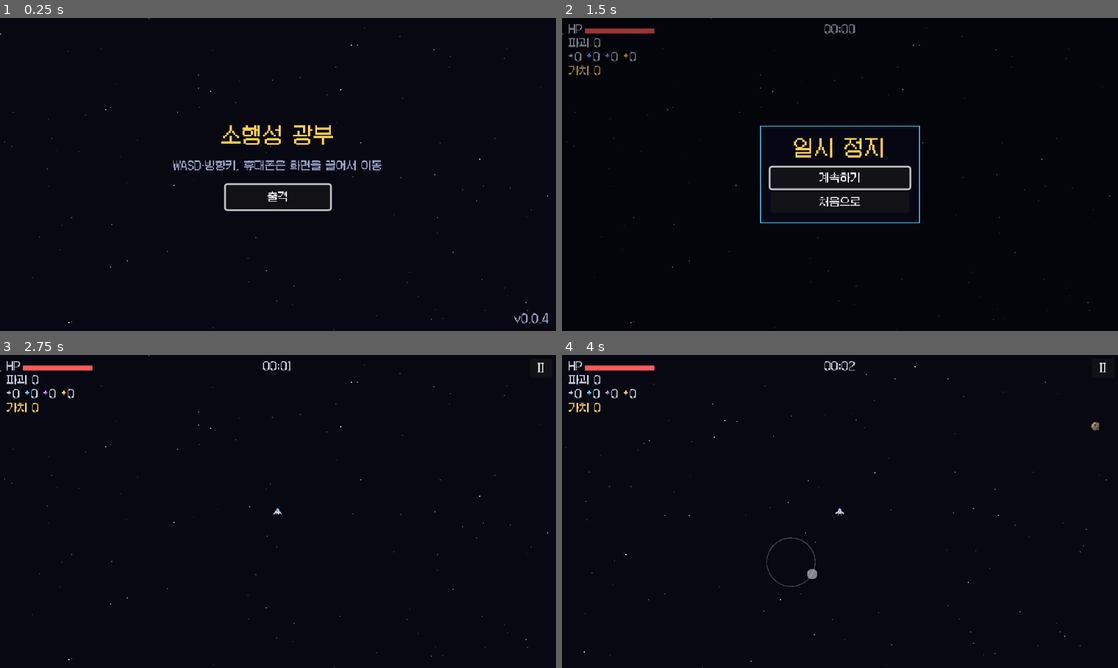
Above: before the commit, frames 1-4 (two rows, left to right).
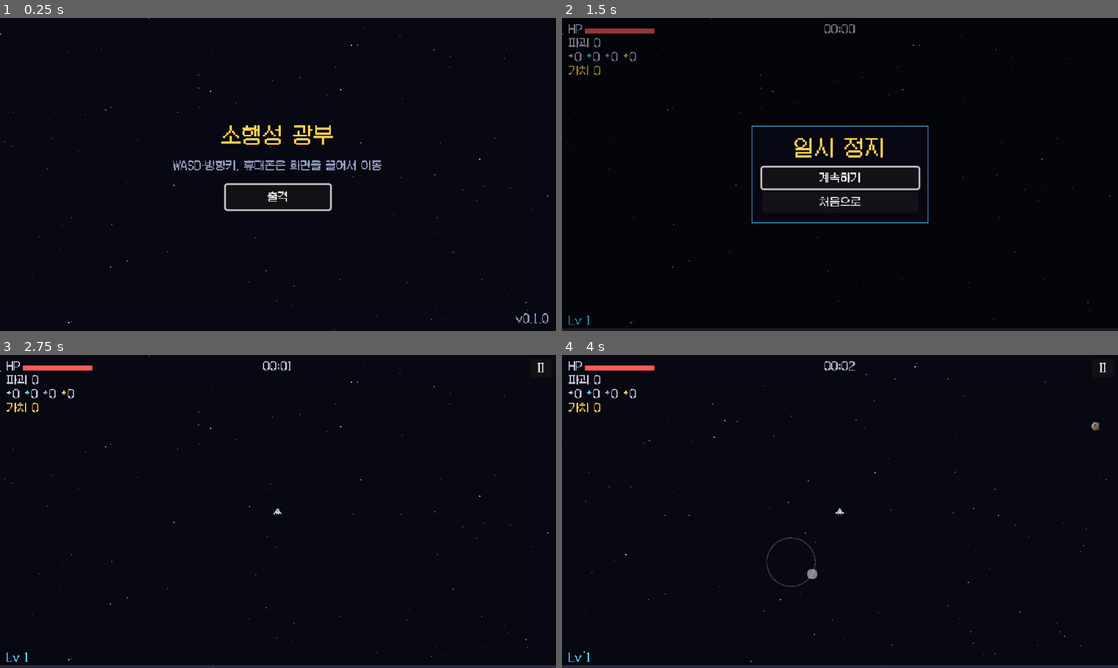
Above: after the commit, the same moments.

Repository: jaehyo-dev/asteroid-miner
Game: Godot game, scene res://scenes/main.tscn
Two runs of this game, one before a commit and one after it. Both use one fixed random seed, a clock stepped at 60 frames per second and the inputs below.
Inputs (mouse positions are in pixels of both pictures, inside the frame that each line leads up to):
- Up to frame 1 (0.25 s): no input
- Up to frame 2 (1.5 s): click "출격" at 0.5 s; click "II" at 1.25 s
- Up to frame 3 (2.75 s): click "계속하기" at 2 s
- Up to frame 4 (4 s): tap Enter (confirm) at 2.75 s; move the mouse to (962, 495) at 2.77 s; hold D (move_right) 2.78-3.5 s; tap 1 at 2.85 s; click (962, 495) at 2.92 s; tap Space at 3.02 s; tap 3 at 3.05 s; drag from (728, 527) to (812, 574) at 3.52 s

The runs differ from the first frame. In frame 1, 0.1% of the frame differs, in the area x 92-99%, y 94-98%; in frame 2, 1.6%, in the area x 0-100%, y 15-100%; in frame 3, 0.9%; in frame 4, 0.9%.

Commit message:
4단계: 레벨업 강화 (작업 중 보존)
Co-Authored-By: Claude Opus 5.5 <noreply@anthropic.com>
Claude-Session: https://claude.ai/code/session_01SA6thFTzKNGHA2UYPfpjGv

Diff:
--- a/project.godot
+++ b/project.godot
@@ -7,7 +7,7 @@
 
 config/name="소행성 광부"
 config/description="소행성 지대로 출격해 자동 공격으로 버티며 광물을 캐는 픽셀 아트 로그라이트 채굴 슈터"
-config/version="0.0.4"
+config/version="0.1.0"
 run/main_scene="res://scenes/main.tscn"
 config/features=PackedStringArray("4.7", "GL Compatibility")
 boot_splash/bg_color=Color(0.03, 0.03, 0.07, 1)
--- a/scripts/balance.gd
+++ b/scripts/balance.gd
@@ -26,14 +26,14 @@
 const JOYSTICK_DEAD_ZONE := 0.15
 
 # ── 운석 ─────────────────────────────────────────────
-## 크기별 수치: 반지름, 체력(탄 몇 발), 부딪혔을 때 데미지, 속도 범위, 부서질 때 떨어뜨리는 광물 수
+## 크기별 수치: 반지름, 체력(탄 몇 발), 부딪혔을 때 데미지, 속도 범위, 부서질 때 떨어뜨리는 광물 수, 경험치
 const ASTEROID_TYPES := [
-	{"name": "작은 운석", "radius": 5.0, "hp": 1.0, "damage": 8.0, "speed_min": 45.0, "speed_max": 75.0, "minerals": 1},
-	{"name": "중간 운석", "radius": 9.0, "hp": 2.0, "damage": 14.0, "speed_min": 32.0, "speed_max": 55.0, "minerals": 1},
-	{"name": "큰 운석", "radius": 14.0, "hp": 3.0, "damage": 22.0, "speed_min": 22.0, "speed_max": 40.0, "minerals": 2},
+	{"name": "작은 운석", "radius": 5.0, "hp": 1.0, "damage": 8.0, "speed_min": 45.0, "speed_max": 75.0, "minerals": 1, "xp": 1},
+	{"name": "중간 운석", "radius": 9.0, "hp": 2.0, "damage": 14.0, "speed_min": 32.0, "speed_max": 55.0, "minerals": 1, "xp": 2},
+	{"name": "큰 운석", "radius": 14.0, "hp": 3.0, "damage": 22.0, "speed_min": 22.0, "speed_max": 40.0, "minerals": 2, "xp": 4},
 ]
-## 운석 체력은 이 시간(초)마다 기본값만큼 계단식으로 늘어난다 (0~150초 1배, 150초부터 2배, 300초부터 3배).
-const ASTEROID_HP_GROWTH_TIME := 150.0
+## 운석 체력은 이 시간(초)마다 기본값만큼 계단식으로 늘어난다 (0~75초 1배, 75초부터 2배, 150초부터 3배 …).
+const ASTEROID_HP_GROWTH_TIME := 75.0
 ## 크기별 등장 비율. 시작할 때 → SPAWN_RAMP_TIME 뒤로 점점 바뀐다 (큰 운석이 늘어남).
 const ASTEROID_WEIGHTS_START := [6.0, 3.0, 1.0]
 const ASTEROID_WEIGHTS_LATE := [4.0, 4.0, 2.0]
@@ -41,8 +41,8 @@
 const ASTEROID_AIM_SPREAD_DEG := 25.0
 ## 운석 등장 간격: 시작 → SPAWN_RAMP_TIME에 걸쳐 최소 간격까지 줄어든다.
 const SPAWN_INTERVAL_START := 1.0
-const SPAWN_INTERVAL_MIN := 0.25
-const SPAWN_RAMP_TIME := 180.0
+const SPAWN_INTERVAL_MIN := 0.15
+const SPAWN_RAMP_TIME := 240.0
 ## 운석은 화면 밖 이만큼 떨어진 곳에서 나타난다.
 const SPAWN_MARGIN := 24.0
 ## 화면 대각선 반 길이의 이 배수보다 멀어진 운석은 없앤다.
@@ -82,3 +82,31 @@
 const PICKUP_RADIUS := 8.0
 ## 바닥에 남아 있을 수 있는 최대 광물 수 (넘으면 오래된 것부터 사라짐)
 const MAX_MINERALS := 300
+
+# ── 경험치와 레벨업 강화 ─────────────────────────────
+## 레벨업에 필요한 경험치 = XP_BASE + (현재 레벨 - 1) × XP_GROWTH  (1→2: 5, 2→3: 9, 3→4: 13 …)
+## 경험치는 탄으로 운석을 부수면 얻는다 (크기별 xp는 ASTEROID_TYPES).
+const XP_BASE := 5
+const XP_GROWTH := 6
+## 레벨업 때 보여 주는 강화 수
+const UPGRADE_CHOICE_COUNT := 3
+## 강화 목록: id, 이름, 최대 단계. 강화는 그 판에서만 유지된다.
+const UPGRADES := [
+	{"id": "fire_rate", "name": "공격 속도", "max": 5},
+	{"id": "multishot", "name": "탄 개수", "max": 4},
+	{"id": "damage", "name": "공격력", "max": 5},
+	{"id": "magnet", "name": "자석 범위", "max": 5},
+	{"id": "speed", "name": "이동 속도", "max": 5},
+	{"id": "max_hp", "name": "최대 체력", "max": 5},
+	{"id": "range", "name": "사거리", "max": 3},
+]
+## 강화 한 단계당 효과
+const UP_FIRE_INTERVAL_MULT := 0.85  ## 발사 간격 ×0.85 (단계마다 곱함)
+const UP_BULLET_COUNT_ADD := 1  ## 한 번에 쏘는 탄 +1
+const UP_DAMAGE_ADD := 1.0  ## 탄 피해 +1
+const UP_MAGNET_ADD := 0.4  ## 자석 범위 +40% (기본값 기준)
+const UP_SPEED_ADD := 0.12  ## 이동 속도 +12% (기본값 기준)
+const UP_MAX_HP_ADD := 20.0  ## 최대 체력 +20, 그만큼 회복
+const UP_RANGE_ADD := 0.2  ## 사거리 +20% (기본값 기준)
+## 모든 강화를 최대로 올리면 대신 나오는 "긴급 수리"의 회복량
+const REPAIR_AMOUNT := 30.0
--- a/scripts/logic/run_sim.gd
+++ b/scripts/logic/run_sim.gd
@@ -50,7 +50,7 @@
 var bullets: Array[Bullet] = []
 ## 이번 프레임에 탄으로 부서진 운석 (효과·보상용)
 var destroyed: Array[Asteroid] = []
-## 이번 프레임에 일어난 일 (효과·소리용): "hit", "dead", "shoot", "destroy", "pickup"
+## 이번 프레임에 일어난 일 (효과·소리용): "hit", "dead", "shoot", "destroy", "pickup", "levelup"
 var events: PackedStringArray = []
 ## 탄으로 부순 운석 수
 var kills := 0
@@ -60,12 +60,24 @@
 ## 이번 판에 주운 광물의 총 가치
 var mineral_value := 0
 
-# 자동 공격 능력치 (나중에 강화로 바뀜)
+# 능력치 (레벨업 강화로 바뀜, apply_upgrades 참고)
 var fire_interval := Balance.FIRE_INTERVAL
 var fire_range := Balance.FIRE_RANGE
 var bullet_damage := Balance.BULLET_DAMAGE
 var bullet_count := Balance.BULLET_COUNT
 var magnet_radius := Balance.MAGNET_RADIUS
+var move_speed := Balance.SHIP_SPEED
+
+# 경험치와 레벨업
+var level := 1
+## 현재 레벨에서 모은 경험치 (레벨업하면 필요한 만큼 빠짐)
+var xp := 0
+## 아직 고르지 않은 레벨업 횟수 (한 번에 여러 레벨이 오를 수 있음)
+var pending_levelups := 0
+## 지금 보여 주는 강화 선택지. 비어 있지 않으면 고를 때까지 게임이 멈춘다.
+var choices: PackedStringArray = []
+## 강화 id → 단계
+var upgrade_levels: Dictionary = {}
 
 var _spawn_timer := 0.0
 ## 다음 발사까지 남은 시간 (0 이하면 대상이 생기는 즉시 발사)
@@ -84,12 +96,12 @@
 func update(delta: float, move: Vector2) -> void:
 	events.clear()
 	destroyed.clear()
-	if not alive:
-		return
+	if not alive or not choices.is_empty():
+		return  # 파괴됐거나 강화를 고르는 중이면 멈춘다
 	delta = clampf(delta, 0.0, Balance.MAX_FRAME_DELTA)
 	time += delta
 	invuln = maxf(invuln - delta, 0.0)
-	player_pos += move.limit_length(1.0) * Balance.SHIP_SPEED * delta
+	player_pos += move.limit_length(1.0) * move_speed * delta
 
 	_spawn_timer -= delta
 	while _spawn_timer <= 0.0:
@@ -213,8 +225,52 @@
 	kills += 1
 	destroyed.append(a)
 	events.append("destroy")
+	gain_xp(int(Balance.ASTEROID_TYPES[a.type]["xp"]))
 	for i in int(Balance.ASTEROID_TYPES[a.type]["minerals"]):
 		drop_mineral(a.pos + Vector2.from_angle(rng.randf() * TAU) * rng.randf_range(0.0, Balance.MINERAL_SCATTER))
+
+
+## 경험치를 얻는다. 필요한 만큼 모이면 레벨업하고 강화 선택지를 연다.
+func gain_xp(amount: int) -> void:
+	xp += maxi(amount, 0)
+	while xp >= Upgrades.xp_to_next(level):
+		xp -= Upgrades.xp_to_next(level)
+		level += 1
+		pending_levelups += 1
+		events.append("levelup")
+	if choices.is_empty() and pending_levelups > 0:
+		choices = Upgrades.roll_choices(rng, upgrade_levels, Balance.UPGRADE_CHOICE_COUNT)
+
+
+## 강화 선택지 중 하나를 고른다. 남은 레벨업이 있으면 다음 선택지를 연다.
+func choose(index: int) -> void:
+	if index < 0 or index >= choices.size():
+		return
+	var id := choices[index]
+	if id == Upgrades.REPAIR:
+		hp = minf(hp + Balance.REPAIR_AMOUNT, max_hp)
+	else:
+		upgrade_levels[id] = int(upgrade_levels.get(id, 0)) + 1
+		if id == "max_hp":
+			hp += Balance.UP_MAX_HP_ADD
+		apply_upgrades()
+	pending_levelups = maxi(pending_levelups - 1, 0)
+	choices = []
+	if pending_levelups > 0:
+		choices = Upgrades.roll_choices(rng, upgrade_levels, Balance.UPGRADE_CHOICE_COUNT)
+
+
+## 강화 단계에 맞게 능력치를 다시 계산한다 (항상 기본값에서 계산해 오차가 쌓이지 않게).
+func apply_upgrades() -> void:
+	var lv := func(id: String) -> int: return int(upgrade_levels.get(id, 0))
+	fire_interval = Balance.FIRE_INTERVAL * pow(Balance.UP_FIRE_INTERVAL_MULT, lv.call("fire_rate"))
+	bullet_count = Balance.BULLET_COUNT + Balance.UP_BULLET_COUNT_ADD * lv.call("multishot")
+	bullet_damage = Balance.BULLET_DAMAGE + Balance.UP_DAMAGE_ADD * lv.call("damage")
+	magnet_radius = Balance.MAGNET_RADIUS * (1.0 + Balance.UP_MAGNET_ADD * lv.call("magnet"))
+	move_speed = Balance.SHIP_SPEED * (1.0 + Balance.UP_SPEED_ADD * lv.call("speed"))
+	max_hp = Balance.SHIP_MAX_HP + Balance.UP_MAX_HP_ADD * lv.call("max_hp")
+	fire_range = Balance.FIRE_RANGE * (1.0 + Balance.UP_RANGE_ADD * lv.call("range"))
+	hp = minf(hp, max_hp)
 
 
 ## 광물 하나를 떨어뜨린다. 등급은 비율에 따라 무작위.
--- /dev/null
+++ b/scripts/logic/upgrades.gd
@@ -0,0 +1,74 @@
+class_name Upgrades
+extends RefCounted
+## 레벨업 강화 규칙: 고를 수 있는 목록, 설명 문구, 강화 단계별 능력치 계산.
+## 수치는 Balance에 있고, 여기서는 계산만 한다.
+
+## 모든 강화를 최대로 올렸을 때 대신 나오는 선택지
+const REPAIR := "repair"
+
+
+## id → Balance.UPGRADES의 항목. 없으면 빈 Dictionary.
+static func info(id: String) -> Dictionary:
+	for u in Balance.UPGRADES:
+		if u["id"] == id:
+			return u
+	return {}
+
+
+static func display_name(id: String) -> String:
+	if id == REPAIR:
+		return "긴급 수리"
+	return str(info(id).get("name", id))
+
+
+## 강화 효과 설명 (Balance 수치로 만든다)
+static func describe(id: String) -> String:
+	match id:
+		"fire_rate":
+			return "발사 간격 -%d%%" % roundi((1.0 - Balance.UP_FIRE_INTERVAL_MULT) * 100.0)
+		"multishot":
+			return "한 번에 %d발 더" % Balance.UP_BULLET_COUNT_ADD
+		"damage":
+			return "탄 피해 +%s" % _num(Balance.UP_DAMAGE_ADD)
+		"magnet":
+			return "광물 끄는 범위 +%d%%" % roundi(Balance.UP_MAGNET_ADD * 100.0)
+		"speed":
+			return "이동 속도 +%d%%" % roundi(Balance.UP_SPEED_ADD * 100.0)
+		"max_hp":
+			return "최대 체력 +%s, 그만큼 회복" % _num(Balance.UP_MAX_HP_ADD)
+		"range":
+			return "공격 사거리 +%d%%" % roundi(Balance.UP_RANGE_ADD * 100.0)
+		REPAIR:
+			return "체력 %s 회복" % _num(Balance.REPAIR_AMOUNT)
+	return ""
+
+
+static func _num(v: float) -> String:
+	return str(int(v)) if is_equal_approx(v, roundf(v)) else str(v)
+
+
+## 아직 최대 단계가 아닌 강화 id 목록
+static func available(levels: Dictionary) -> PackedStringArray:
+	var result: PackedStringArray = []
+	for u in Balance.UPGRADES:
+		if int(levels.get(u["id"], 0)) < int(u["max"]):
+			result.append(u["id"])
+	return result
+
+
+## 레벨업 선택지: 고를 수 있는 강화 중 서로 다른 것을 무작위로 count개. 하나도 없으면 긴급 수리.
+static func roll_choices(random: RandomNumberGenerator, levels: Dictionary, count: int) -> PackedStringArray:
+	var pool := available(levels)
+	var result: PackedStringArray = []
+	while result.size() < count and not pool.is_empty():
+		var i := random.randi_range(0, pool.size() - 1)
+		result.append(pool[i])
+		pool.remove_at(i)
+	if result.is_empty():
+		result.append(REPAIR)
+	return result
+
+
+## 레벨업에 필요한 경험치 (현재 레벨 → 다음 레벨)
+static func xp_to_next(level: int) -> int:
+	return Balance.XP_BASE + (maxi(level, 1) - 1) * Balance.XP_GROWTH
--- a/scripts/run.gd
+++ b/scripts/run.gd
@@ -5,7 +5,10 @@
 const MAIN_SCENE := "res://scenes/main.tscn"
 
 ## 메뉴 종류
-enum Menu { NONE, PAUSE, GAME_OVER }
+enum Menu { NONE, PAUSE, GAME_OVER, LEVEL_UP }
+
+## 레벨업 메뉴가 뜬 직후 이 시간 동안은 고를 수 없다 (실수로 누르는 것 방지)
+const LEVEL_UP_INPUT_DELAY := 0.35
 
 @onready var world: WorldView = $World
 @onready var camera: Camera2D = $Camera
@@ -39,6 +42,8 @@
 		world.step(delta)
 		if not sim.alive:
 			_show_game_over()
+		elif not sim.choices.is_empty():
+			_show_level_up()
 	camera.position = sim.player_pos.round()
 	starfield.scroll = camera.position
 	world.queue_redraw()
@@ -46,6 +51,13 @@
 
 
 func _unhandled_input(event: InputEvent) -> void:
+	# 레벨업 메뉴에서는 숫자키 1, 2, 3으로도 고를 수 있다.
+	if current_menu == Menu.LEVEL_UP and event is InputEventKey and event.pressed and not event.echo:
+		var index: int = event.physical_keycode - KEY_1
+		if index >= 0 and index < sim.choices.size():
+			menu.choose(index)
+			get_viewport().set_input_as_handled()
+			return
 	if event.is_action_pressed("pause"):
 		if current_menu == Menu.NONE:
 			pause()
@@ -67,17 +79,30 @@
 
 
 func _show_game_over() -> void:
-	var body := "버틴 시간 %s\n부순 운석 %d개\n모은 광물 가치 %d\n(%s)" % [
-		Hud.format_time(sim.time), sim.kills, sim.mineral_value, Hud.minerals_text(sim.collected)]
+	var body := "버틴 시간 %s · 레벨 %d\n부순 운석 %d개\n모은 광물 가치 %d\n(%s)" % [
+		Hud.format_time(sim.time), sim.level, sim.kills, sim.mineral_value, Hud.minerals_text(sim.collected)]
 	_open_menu(Menu.GAME_OVER, "우주선 파괴", body, ["다시 출격", "처음으로"])
 
 
-func _open_menu(kind: Menu, title: String, body: String, options: PackedStringArray) -> void:
+## 레벨업 강화 선택 메뉴
+func _show_level_up() -> void:
+	var options: PackedStringArray = []
+	for i in sim.choices.size():
+		var id := sim.choices[i]
+		var next := int(sim.upgrade_levels.get(id, 0)) + 1
+		var label := Upgrades.display_name(id)
+		if id != Upgrades.REPAIR:
+			label += " Lv%d" % next
+		options.append("%d. %s\n%s" % [i + 1, label, Upgrades.describe(id)])
+	_open_menu(Menu.LEVEL_UP, "레벨 업! Lv %d" % (sim.level - sim.pending_levelups + 1), "강화를 하나 고르세요", options, LEVEL_UP_INPUT_DELAY)
+
+
+func _open_menu(kind: Menu, title: String, body: String, options: PackedStringArray, input_delay: float = 0.0) -> void:
 	current_menu = kind
 	joystick.enabled = false
 	pause_button.hide()
 	world.moving = false
-	menu.show_menu(title, body, options)
+	menu.show_menu(title, body, options, input_delay)
 
 
 func _close_menu() -> void:
@@ -94,6 +119,9 @@
 				_close_menu()
 			else:
 				get_tree().change_scene_to_file(MAIN_SCENE)
+		Menu.LEVEL_UP:
+			sim.choose(index)
+			_close_menu()  # 남은 레벨업이 있으면 다음 프레임에 다시 뜬다
 		Menu.GAME_OVER:
 			if index == 0:
 				get_tree().reload_current_scene()
--- a/scripts/ui/hud.gd
+++ b/scripts/ui/hud.gd
@@ -1,6 +1,6 @@
 class_name Hud
 extends Control
-## 출격 중 화면 정보: 체력 막대, 버틴 시간, 부순 운석 수, 주운 광물.
+## 출격 중 화면 정보: 체력 막대, 버틴 시간, 부순 운석 수, 주운 광물, 레벨과 경험치 막대.
 
 const MARGIN := 8.0
 const BAR_SIZE := Vector2(80, 6)
@@ -8,6 +8,8 @@
 const COLOR_TEXT := Color("#c8cde0")
 const COLOR_HP := Color("#ff5a5a")
 const COLOR_VALUE := Color("#ffd34f")
+const COLOR_XP := Color("#4fd1ff")
+const XP_BAR_HEIGHT := 3.0
 const COLOR_BAR_BG := Color("#2a2a40")
 
 var sim: RunSim
@@ -40,6 +42,11 @@
 		draw_string(font, Vector2(x + 7, MARGIN + 42), text, HORIZONTAL_ALIGNMENT_LEFT, -1, FONT_SIZE, COLOR_TEXT)
 		x += 7 + font.get_string_size(text, HORIZONTAL_ALIGNMENT_LEFT, -1, FONT_SIZE).x + 6
 	draw_string(font, Vector2(MARGIN, MARGIN + 58), "가치 %d" % sim.mineral_value, HORIZONTAL_ALIGNMENT_LEFT, -1, FONT_SIZE, COLOR_VALUE)
+	# 레벨과 경험치 막대 (화면 맨 아래 전체 너비)
+	var need := Upgrades.xp_to_next(sim.level)
+	draw_rect(Rect2(0, size.y - XP_BAR_HEIGHT, size.x, XP_BAR_HEIGHT), COLOR_BAR_BG)
+	draw_rect(Rect2(0, size.y - XP_BAR_HEIGHT, roundf(size.x * clampf(float(sim.xp) / need, 0.0, 1.0)), XP_BAR_HEIGHT), COLOR_XP)
+	draw_string(font, Vector2(MARGIN, size.y - XP_BAR_HEIGHT - 4), "Lv %d" % sim.level, HORIZONTAL_ALIGNMENT_LEFT, -1, FONT_SIZE, COLOR_XP)
 	# 버틴 시간 (가운데 위)
 	draw_string(font, Vector2(0, MARGIN + 10), format_time(sim.time), HORIZONTAL_ALIGNMENT_CENTER, size.x, FONT_SIZE, COLOR_TEXT)
 
--- a/scripts/ui/menu_panel.gd
+++ b/scripts/ui/menu_panel.gd
@@ -14,6 +14,8 @@
 var _title: Label
 var _body: Label
 var _buttons: VBoxContainer
+## 메뉴를 열 때마다 1씩 늘린다. 이전 메뉴의 지연 타이머가 새 메뉴를 건드리지 않게 한다.
+var _generation := 0
 
 
 func _ready() -> void:
@@ -60,22 +62,33 @@
 
 
 ## 메뉴를 보여 준다. options의 순서대로 버튼을 만들고, 누르면 chosen(인덱스)를 보낸다.
-func show_menu(title: String, body: String, options: PackedStringArray) -> void:
+## input_delay초 동안은 버튼을 눌러도 반응하지 않는다 (게임 중 갑자기 뜬 메뉴를 실수로 누르지 않게).
+func show_menu(title: String, body: String, options: PackedStringArray, input_delay: float = 0.0) -> void:
 	_title.text = title
 	_body.text = body
 	_body.visible = not body.is_empty()
+	_generation += 1
+	var generation := _generation
 	for child in _buttons.get_children():
 		_buttons.remove_child(child)
 		child.queue_free()
 	for i in options.size():
 		var button := Button.new()
 		button.text = options[i]
-		button.custom_minimum_size = Vector2(160, 24)
+		button.custom_minimum_size = Vector2(180, 24)
+		button.disabled = input_delay > 0.0
 		button.add_theme_font_size_override("font_size", 12)
 		button.pressed.connect(_on_pressed.bind(i))
 		_buttons.add_child(button)
 	show()
-	(_buttons.get_child(0) as Button).grab_focus()
+	if input_delay > 0.0:
+		await get_tree().create_timer(input_delay, true, false, true).timeout
+		if generation != _generation:
+			return  # 그사이 다른 메뉴가 열렸다
+		for b in buttons():
+			b.disabled = false
+	if visible and not buttons().is_empty():
+		buttons()[0].grab_focus()
 
 
 ## 메뉴의 버튼 목록 (테스트용)
@@ -95,6 +108,13 @@
 	return _body.text
 
 
+## 번호로 고르기 (키보드 1, 2, 3). 버튼이 막혀 있으면 무시한다.
+func choose(index: int) -> void:
+	var list := buttons()
+	if visible and index >= 0 and index < list.size() and not list[index].disabled:
+		_on_pressed(index)
+
+
 func _on_pressed(index: int) -> void:
 	hide()
 	chosen.emit(index)
--- a/tests/test_run_scene.gd
+++ b/tests/test_run_scene.gd
@@ -86,3 +86,55 @@
 	await wait_frames(5)
 	assert_true(run.sim.minerals.size() >= 1, "광물이 남아 있음")
 	run.queue_free()
+
+
+func test_레벨업하면_강화_메뉴가_뜨고_고르면_닫힘() -> void:
+	var run: Node = await _start()
+	run.sim.gain_xp(Balance.XP_BASE)
+	await wait_frames(2)
+	assert_true(run.menu.visible, "레벨업 메뉴")
+	assert_true(run.menu.title_text().begins_with("레벨 업"), run.menu.title_text())
+	assert_eq(run.menu.buttons().size(), Balance.UPGRADE_CHOICE_COUNT)
+	assert_true(run.menu.buttons()[0].disabled, "뜬 직후에는 누를 수 없음")
+	var t: float = run.sim.time
+	await get_tree().create_timer(run.LEVEL_UP_INPUT_DELAY + 0.1).timeout
+	assert_false(run.menu.buttons()[0].disabled, "잠시 뒤 누를 수 있음")
+	assert_eq(run.sim.time, t, "고르는 동안 멈춤")
+	run.menu.choose(1)
+	await wait_frames(2)
+	assert_false(run.menu.visible, "닫힘")
+	assert_eq(run.sim.pending_levelups, 0)
+	assert_true(run.sim.time > t, "다시 진행")
+	run.queue_free()
+
+
+func test_두_번_레벨업하면_메뉴가_두_번_뜸() -> void:
+	var run: Node = await _start()
+	run.sim.gain_xp(Upgrades.xp_to_next(1) + Upgrades.xp_to_next(2))
+	await wait_frames(2)
+	assert_true(run.menu.title_text().contains("Lv 2"), run.menu.title_text())
+	await get_tree().create_timer(run.LEVEL_UP_INPUT_DELAY + 0.1).timeout
+	run.menu.choose(0)
+	await wait_frames(2)
+	assert_true(run.menu.visible, "두 번째 메뉴")
+	assert_true(run.menu.title_text().contains("Lv 3"), run.menu.title_text())
+	await get_tree().create_timer(run.LEVEL_UP_INPUT_DELAY + 0.1).timeout
+	run.menu.choose(0)
+	await wait_frames(2)
+	assert_false(run.menu.visible)
+	run.queue_free()
+
+
+func test_숫자키로_강화를_고름() -> void:
+	var run: Node = await _start()
+	run.sim.gain_xp(Balance.XP_BASE)
+	await wait_frames(2)
+	await get_tree().create_timer(run.LEVEL_UP_INPUT_DELAY + 0.1).timeout
+	var expected: String = run.sim.choices[2]
+	var key := InputEventKey.new()
+	key.physical_keycode = KEY_3
+	key.pressed = true
+	run._unhandled_input(key)
+	await wait_frames(1)
+	assert_eq(int(run.sim.upgrade_levels.get(expected, 0)), 1, "3번 강화 적용")
+	run.queue_free()
--- /dev/null
+++ b/tests/test_upgrades.gd
@@ -0,0 +1,177 @@
+extends TestCase
+## 4단계: 경험치·레벨업 강화 테스트 (Upgrades 규칙과 RunSim 연동).
+
+
+func _sim() -> RunSim:
+	var sim := RunSim.new(77)
+	sim.set("_spawn_timer", 1.0e9)
+	return sim
+
+
+func test_필요_경험치는_레벨마다_늘어남() -> void:
+	assert_eq(Upgrades.xp_to_next(1), Balance.XP_BASE)
+	assert_eq(Upgrades.xp_to_next(2), Balance.XP_BASE + Balance.XP_GROWTH)
+	assert_eq(Upgrades.xp_to_next(0), Balance.XP_BASE, "0 이하는 1레벨로 봄")
+
+
+func test_선택지는_서로_다른_강화_3개() -> void:
+	var rng := RandomNumberGenerator.new()
+	rng.seed = 3
+	for i in 50:
+		var c := Upgrades.roll_choices(rng, {}, Balance.UPGRADE_CHOICE_COUNT)
+		assert_eq(c.size(), Balance.UPGRADE_CHOICE_COUNT)
+		assert_true(c[0] != c[1] and c[1] != c[2] and c[0] != c[2], "중복 없음 %s" % c)
+		for id in c:
+			assert_false(Upgrades.info(id).is_empty(), "알려진 강화 " + id)
+
+
+func test_최대_단계_강화는_나오지_않음() -> void:
+	var rng := RandomNumberGenerator.new()
+	rng.seed = 4
+	var levels := {}
+	for u in Balance.UPGRADES:
+		levels[u["id"]] = u["max"]
+	levels["speed"] = 0
+	levels["range"] = 0
+	for i in 30:
+		var c := Upgrades.roll_choices(rng, levels, 3)
+		assert_eq(c.size(), 2, "남은 2개만")
+		assert_true(c.has("speed") and c.has("range"))
+
+
+func test_모두_최대면_긴급_수리() -> void:
+	var levels := {}
+	for u in Balance.UPGRADES:
+		levels[u["id"]] = u["max"]
+	assert_eq(Upgrades.roll_choices(RandomNumberGenerator.new(), levels, 3), PackedStringArray([Upgrades.REPAIR]))
+
+
+func test_모든_강화에_이름과_설명이_있음() -> void:
+	for u in Balance.UPGRADES:
+		assert_false(Upgrades.describe(u["id"]).is_empty(), u["id"] + " 설명")
+		assert_eq(Upgrades.display_name(u["id"]), u["name"])
+	assert_false(Upgrades.describe(Upgrades.REPAIR).is_empty())
+	assert_eq(Upgrades.describe("fire_rate"), "발사 간격 -15%")
+
+
+func test_경험치가_모이면_레벨업하고_선택지가_열림() -> void:
+	var sim := _sim()
+	sim.gain_xp(Balance.XP_BASE - 1)
+	assert_eq(sim.level, 1)
+	assert_true(sim.choices.is_empty())
+	sim.gain_xp(1)
+	assert_eq(sim.level, 2)
+	assert_eq(sim.xp, 0)
+	assert_eq(sim.choices.size(), Balance.UPGRADE_CHOICE_COUNT)
+	assert_true(sim.events.has("levelup"))
+
+
+func test_선택지가_열려_있으면_게임이_멈춤() -> void:
+	var sim := _sim()
+	sim.gain_xp(Balance.XP_BASE)
+	var t := sim.time
+	sim.update(0.1, Vector2.RIGHT)
+	assert_eq(sim.time, t, "시간 멈춤")
+	assert_eq(sim.player_pos, Vector2.ZERO, "이동 멈춤")
+	sim.choose(0)
+	assert_true(sim.choices.is_empty())
+	sim.update(0.1, Vector2.RIGHT)
+	assert_true(sim.time > t, "다시 진행")
+
+
+func test_한번에_여러_레벨이_오르면_차례로_고름() -> void:
+	var sim := _sim()
+	sim.gain_xp(Upgrades.xp_to_next(1) + Upgrades.xp_to_next(2) + 1)
+	assert_eq(sim.level, 3)
+	assert_eq(sim.xp, 1, "남은 경험치")
+	assert_eq(sim.pending_levelups, 2)
+	sim.choose(0)
+	assert_eq(sim.pending_levelups, 1)
+	assert_false(sim.choices.is_empty(), "두 번째 선택지")
+	sim.choose(0)
+	assert_eq(sim.pending_levelups, 0)
+	assert_true(sim.choices.is_empty())
+	var total := 0
+	for id in sim.upgrade_levels:
+		total += sim.upgrade_levels[id]
+	assert_eq(total, 2, "강화 2번")
+
+
+func test_잘못된_번호는_무시() -> void:
+	var sim := _sim()
+	sim.gain_xp(Balance.XP_BASE)
+	sim.choose(9)
+	sim.choose(-1)
+	assert_eq(sim.pending_levelups, 1)
+
+
+func _apply(sim: RunSim, id: String, times: int = 1) -> void:
+	for i in times:
+		sim.upgrade_levels[id] = int(sim.upgrade_levels.get(id, 0)) + 1
+	sim.apply_upgrades()
+
+
+func test_강화_효과() -> void:
+	var sim := _sim()
+	_apply(sim, "fire_rate", 2)
+	assert_true(is_equal_approx(sim.fire_interval, Balance.FIRE_INTERVAL * Balance.UP_FIRE_INTERVAL_MULT * Balance.UP_FIRE_INTERVAL_MULT))
+	_apply(sim, "multishot")
+	assert_eq(sim.bullet_count, Balance.BULLET_COUNT + 1)
+	_apply(sim, "damage")
+	assert_eq(sim.bullet_damage, Balance.BULLET_DAMAGE + Balance.UP_DAMAGE_ADD)
+	_apply(sim, "magnet")
+	assert_true(is_equal_approx(sim.magnet_radius, Balance.MAGNET_RADIUS * (1.0 + Balance.UP_MAGNET_ADD)))
+	_apply(sim, "speed")
+	assert_true(is_equal_approx(sim.move_speed, Balance.SHIP_SPEED * (1.0 + Balance.UP_SPEED_ADD)))
+	_apply(sim, "range")
+	assert_true(is_equal_approx(sim.fire_range, Balance.FIRE_RANGE * (1.0 + Balance.UP_RANGE_ADD)))
+
+
+func test_이동_속도_강화가_실제_이동에_반영됨() -> void:
+	var sim := _sim()
+	_apply(sim, "speed", 2)
+	sim.update(0.05, Vector2.RIGHT)
+	assert_true(is_equal_approx(sim.player_pos.x, Balance.SHIP_SPEED * (1.0 + 2.0 * Balance.UP_SPEED_ADD) * 0.05))
+
+
+func test_최대_체력_강화는_그만큼_회복() -> void:
+	var sim := _sim()
+	sim.hp = 50.0
+	sim.choices = PackedStringArray(["max_hp"])
+	sim.pending_levelups = 1
+	sim.choose(0)
+	assert_eq(sim.max_hp, Balance.SHIP_MAX_HP + Balance.UP_MAX_HP_ADD)
+	assert_eq(sim.hp, 50.0 + Balance.UP_MAX_HP_ADD)
+
+
+func test_긴급_수리는_최대_체력까지만_회복() -> void:
+	var sim := _sim()
+	sim.hp = sim.max_hp - 5.0
+	sim.choices = PackedStringArray([Upgrades.REPAIR])
+	sim.pending_levelups = 1
+	sim.choose(0)
+	assert_eq(sim.hp, sim.max_hp)
+	assert_true(sim.upgrade_levels.is_empty(), "강화 단계는 그대로")
+
+
+func test_운석을_부수면_크기별_경험치() -> void:
+	for type in Balance.ASTEROID_TYPES.size():
+		var sim := _sim()
+		var a := RunSim.Asteroid.new()
+		a.type = type
+		a.pos = Vector2(500, 500)
+		sim.call("_on_asteroid_destroyed", a)
+		var expected := int(Balance.ASTEROID_TYPES[type]["xp"])
+		assert_eq(sim.xp + (Balance.XP_BASE if sim.level > 1 else 0), expected, "%d번 크기" % type)
+
+
+func test_탄_개수_강화는_실제로_여러_발_발사() -> void:
+	var sim := _sim()
+	_apply(sim, "multishot", 2)
+	var a := RunSim.Asteroid.new()
+	a.radius = 5.0
+	a.hp = 100.0
+	a.pos = Vector2(0, -100)
+	sim.asteroids.append(a)
+	sim.update(0.01, Vector2.ZERO)
+	assert_eq(sim.bullets.size(), 3)
Not shown, added: scripts/logic/upgrades.gd.uid
Not shown, added: tests/test_upgrades.gd.uid
Not shown, changed: CHANGELOG.md
